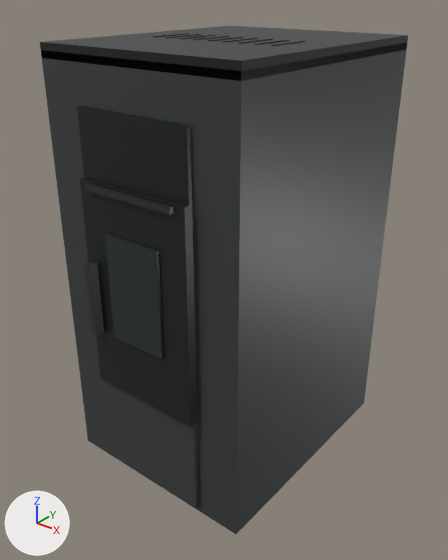
What one commit did to the Blender file STAIANO-3D/assets/blender/stufa-sabry-ad.blend.
Both versions are drawn from a camera (50 mm lens) standing at (0.777, -1.003, 1.026) and looking at (0.005, -0.038, 0.428). The lights are fixed; the arrows at lower left show +X, +Y and +Z. The older version comes first.

The first picture shows 'Base frontale', 'Copertura superiore', 'Cornice sportello', 'Corpo laterale', 'Maniglia sportello', 'Pannello superiore', 'Presa superiore', 'Vetro sportello' and 9 more.
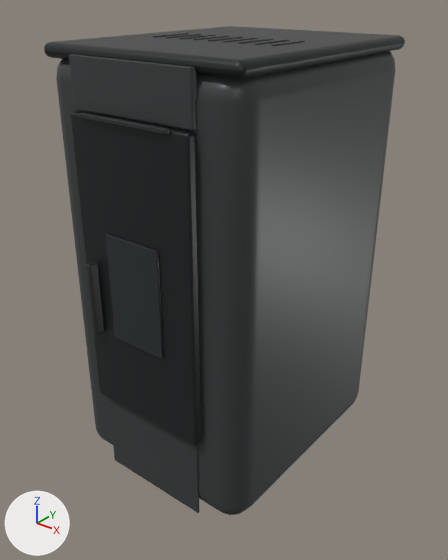
Diff of the bpy script that builds the scene:
```diff
--- a/STAIANO-3D/assets/blender/stufa-sabry-ad.blend.py
+++ b/STAIANO-3D/assets/blender/stufa-sabry-ad.blend.py
@@ me_cube_001 @@
 # used by ob_copertura_superiore; location = (0.0, 0.0, 0.91); scale = (0.921, 1.0, 0.909)
-me_cube_001.from_pydata(...)  # 24 vertices, 12 faces; spans x -0.248..0.248, y -0.278..0.278, z -0.015..0.015
+me_cube_001.from_pydata(...)  # 388 vertices, 300 faces; spans x -0.248..0.248, y -0.278..0.278, z -0.015..0.015
+# me_cube_001 part 1: the loose piece of 4 vertices spanning x -0.248..0.248, y -0.278..0.278, z -0.015 is rebuilt with 360 vertices and now spans x -0.248..0.248, y -0.278..0.278, z -0.015..0.015
+# me_cube_001 part 2: the loose piece of 4 vertices spanning x 0.248, y -0.278..0.278, z -0.015..0.015 is rebuilt with 4 vertices and now spans x 0.233..0.238, y -0.263..0.263, z 0.014..0.015
+# me_cube_001 part 3: 12 vertices removed from x -0.248..0.248, y -0.278..0.278, z -0.015..0.015; 20 vertices added at x -0.245..0.245, y -0.272..0.272, z -0.015..0.01
+# me_cube_001 part 4: the surface is now shaded smooth
+# other edits to the shape of me_cube_001 do not show in these pictures
 me_cube_001.materials.append(mat_metallo_nero)
@@ me_cube @@
 # used by ob_corpo_laterale; location = (0.0, 0.0, 0.462); scale = (0.921, 1.0, 0.909)
-me_cube.from_pydata(...)  # 24 vertices, 12 faces; spans x -0.248..0.248, y -0.278..0.278, z -0.493..0.493
+me_cube.from_pydata(...)  # 454 vertices, 300 faces; spans x -0.248..0.248, y -0.278..0.278, z -0.493..0.493
+# me_cube part 5: the loose piece of 4 vertices spanning x -0.248..0.248, y -0.278, z -0.493..0.493 is rebuilt with 8 vertices and now spans x -0.192..0.192, y -0.278..-0.273, z -0.459..0.459
+# me_cube part 6: the loose piece of 4 vertices spanning x 0.248, y -0.278..0.278, z -0.493..0.493 is rebuilt with 8 vertices and now spans x 0.243..0.248, y -0.222..0.222, z -0.459..0.459
+# me_cube part 7: 406 vertices added at x -0.248..0.248, y -0.278..0.278, z -0.493..0.493
+# me_cube part 8: the surface is now shaded smooth
+# other edits to the shape of me_cube do not show in these pictures
 me_cube.materials.append(mat_rivestimento_nordica_angelica_evo)
@@ me_cube_002 @@
 # used by ob_pannello_superiore; location = (0.0, -0.279, 0.758); scale = (0.921, 1.0, 0.909)
-me_cube_002.from_pydata(...)  # 24 vertices, 12 faces; spans x -0.141..0.141, y -0.007..0.007, z -0.071..0.071
-me_cube_002.materials.append(mat_metallo_nero)  # black #242728
+me_cube_002.from_pydata(...)  # 365 vertices, 300 faces; spans x -0.141..0.141, y -0.007..0.007, z -0.117..0.117
+# me_cube_002 part 9: the loose piece of 4 vertices spanning x -0.141..0.141, y -0.007, z -0.071..0.071 is rebuilt with 320 vertices and now spans x -0.141..0.141, y -0.007..0.007, z -0.117..0.117, in mat_rivestimento_nordica_angelica_evo (dark grey #3c3f40)
+# me_cube_002 part 10: the loose piece of 4 vertices spanning x -0.141..0.141, y -0.007..0.007, z 0.071 is deleted
+# me_cube_002 part 11: the loose piece of 4 vertices spanning x 0.141, y -0.007..0.007, z -0.071..0.071 is deleted
+# me_cube_002 part 12: the surface is now shaded smooth
+# other edits to the shape of me_cube_002 do not show in these pictures
+me_cube_002.materials.append(mat_rivestimento_nordica_angelica_evo)  # dark grey #3c3f40
@@ ob_base_frontale @@
 ob_base_frontale = bpy.data.objects.new('Base frontale', me_cube_007)
-ob_base_frontale.location = (0.0, -0.281, 0.139)
+ob_base_frontale.location = (0.0, -0.279, 0.111)
 ob_base_frontale.scale = (0.921, 1.0, 0.909)
@@ ob_cornice_sportello @@
 ob_cornice_sportello = bpy.data.objects.new('Cornice sportello', me_cube_003)
-ob_cornice_sportello.location = (0.0, -0.286, 0.471)
-ob_cornice_sportello.scale = (0.921, 1.0, 0.909)
+ob_cornice_sportello.location = (0.0, -0.286, 0.508)
+ob_cornice_sportello.scale = (1.0, 1.0, 1.15)
@@ ob_pannello_superiore @@
 ob_pannello_superiore = bpy.data.objects.new('Pannello superiore', me_cube_002)
-ob_pannello_superiore.location = (0.0, -0.279, 0.758)
-ob_pannello_superiore.scale = (0.921, 1.0, 0.909)
+ob_pannello_superiore.location = (0.0, -0.279, 0.863)
+ob_pannello_superiore.scale = (1.0, 1.0, 0.395)
```

What differs and where, as boxes [x1, y1, x2, y2] in the pictures (448 x 560 px; the box of a moved part takes in the faces that stretch with it):
'Corpo laterale', reshaped (7% narrower)
    before: [41, 43, 406, 534]
    after: [56, 51, 395, 515]
'Cornice sportello', moved, rescaled (12% wider, 34% taller)
    before: [80, 178, 197, 427]
    after: [70, 111, 201, 446]
'Pannello superiore', reshaped, moved, rescaled (11% wider, 24% shorter)
    before: [77, 106, 192, 206]
    after: [69, 54, 197, 130]
'Copertura superiore', reshaped
    before: [40, 26, 408, 81]
    after: [44, 26, 405, 79]
'Base frontale', moved
    before: [104, 380, 199, 509]
    after: [109, 398, 199, 513]
part 1 of me_cube_001, rebuilt (not visible before)
    after: [44, 26, 405, 79]
part 2 of me_cube_001, rebuilt (45% shorter)
    before: [241, 35, 408, 81]
    after: [242, 35, 399, 60]
part 3 of me_cube_001, moved or reshaped (not visible afterwards)
    before: [40, 26, 406, 81]
part 5 of me_cube, rebuilt (22% narrower, 9% shorter)
    before: [41, 50, 241, 534]
    after: [62, 70, 218, 510]
part 6 of me_cube, rebuilt (16% narrower, 9% shorter)
    before: [236, 43, 406, 534]
    after: [251, 61, 393, 506]
part 7 of me_cube, added
    after: [56, 51, 395, 515]
part 9 of me_cube_002, rebuilt (14% wider, 23% shorter)
    before: [77, 107, 189, 206]
    after: [69, 54, 197, 130]
part 10 of me_cube_002, deleted
    before: [78, 106, 189, 126]
part 11 of me_cube_002, deleted
    before: [187, 125, 192, 206]
